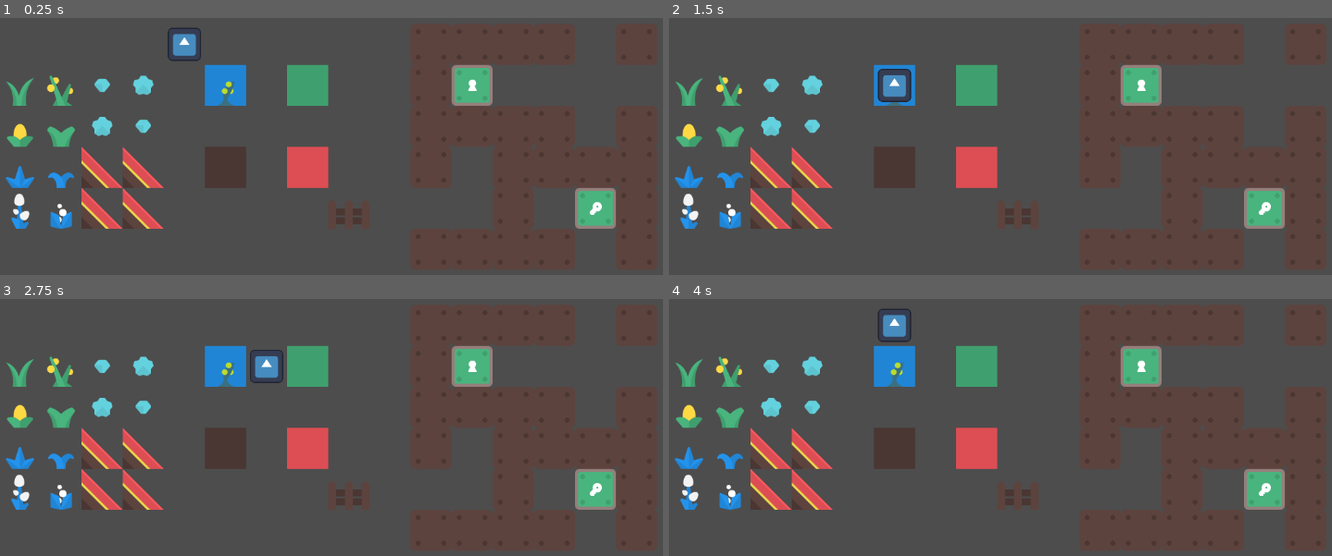
Above: before the commit, frames 1-4 (two rows, left to right).
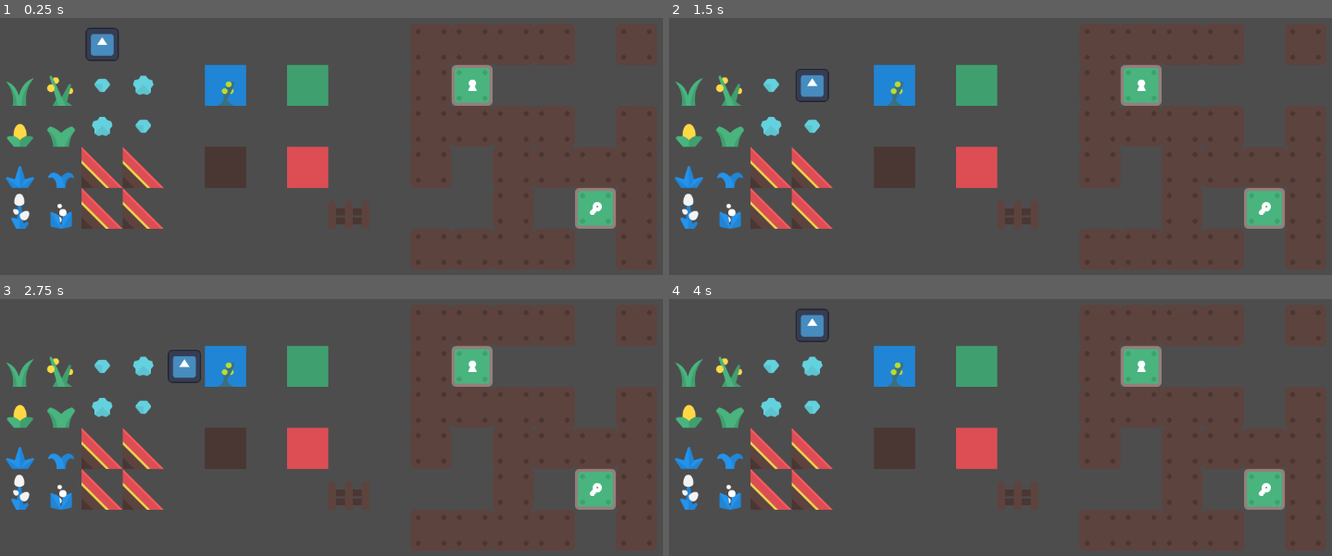
Above: after the commit, the same moments.

Repository: Mardiros129/HocusPocus
Game: Godot game, scene res://Levels/main.tscn
Same seed, same stepped clock (60 frames per second), same inputs: the game is played once before the commit and once after it. The engine's default icon, where the game draws it, is replaced by a stand-in: a white triangle on a blue panel in a dark square.
Inputs:
- Up to frame 1 (0.25 s): no input
- Up to frame 2 (1.5 s): tap Enter at 0.5 s; hold Right (move_right) 0.53-1.28 s; tap Space at 1.25 s; hold Down (move_down) from 1.28 s (still down)
- Up to frame 3 (2.75 s): tap Enter at 2 s; release Down (move_down) at 2.03 s; hold Right (move_right) from 2.03 s (still down)
- Up to frame 4 (4 s): tap Space at 2.75 s; release Right (move_right) at 2.78 s; hold Up (move_up) 2.78-3.53 s; tap Enter at 3.5 s; hold Left (move_left) from 3.53 s (still down)

The runs differ from the first frame. In frame 1, 0.8% of the frame differs, in the area x 12-31%, y 3-17%; in frame 2, 1.1%, in the area x 19-37%, y 19-33%; in frame 3, 0.9%; in frame 4, 0.8%.

Commit message:
Player rotates!

Diff:
--- a/Levels/GameWorld.gd
+++ b/Levels/GameWorld.gd
@@ -2,6 +2,7 @@
 
 @export var map_size = 100
 @export var movable_layer: int
+
 
 func _on_rotator_get_quadrants(layer, rotator):
 	# First, find the correct layer.
@@ -39,20 +40,23 @@
 	rotator.quadrant3 = quadrant3
 
 func _on_rotator_rotate(quadrant0, quadrant1, quadrant2, quadrant3, go_right):
-	var quad0_data: Array
-	var quad1_data: Array
-	var quad2_data: Array
-	var quad3_data: Array
+
+	rotate_character(quadrant0, quadrant1, quadrant2, quadrant3, go_right)
 
 	# Save tile data.
-	for x in quadrant0.size():
-		quad0_data.append(get_cell_atlas_coords(movable_layer, quadrant0[x], false))
-	for x in quadrant1.size():
-		quad1_data.append(get_cell_atlas_coords(movable_layer, quadrant1[x], false))
-	for x in quadrant2.size():
-		quad2_data.append(get_cell_atlas_coords(movable_layer, quadrant2[x], false))
-	for x in quadrant3.size():
-		quad3_data.append(get_cell_atlas_coords(movable_layer, quadrant3[x], false))
+	var quad0_data: Array[Vector2i]
+	var quad1_data: Array[Vector2i]
+	var quad2_data: Array[Vector2i]
+	var quad3_data: Array[Vector2i]
+
+	for n in quadrant0.size():
+		quad0_data.append(get_cell_atlas_coords(movable_layer, quadrant0[n], false))
+	for n in quadrant1.size():
+		quad1_data.append(get_cell_atlas_coords(movable_layer, quadrant1[n], false))
+	for n in quadrant2.size():
+		quad2_data.append(get_cell_atlas_coords(movable_layer, quadrant2[n], false))
+	for n in quadrant3.size():
+		quad3_data.append(get_cell_atlas_coords(movable_layer, quadrant3[n], false))
 
 	# Rotate right or left.
 	var quad_temp
@@ -70,21 +74,51 @@
 		quadrant1 = quad_temp
 
 	# Erase old cells
-	for x in quadrant0.size():
-		erase_cell(movable_layer, quadrant0[x])
-	for x in quadrant1.size():
-		erase_cell(movable_layer, quadrant1[x])
-	for x in quadrant2.size():
-		erase_cell(movable_layer, quadrant2[x])
-	for x in quadrant3.size():
-		erase_cell(movable_layer, quadrant3[x])
+	for n in quadrant0.size():
+		erase_cell(movable_layer, quadrant0[n])
+	for n in quadrant1.size():
+		erase_cell(movable_layer, quadrant1[n])
+	for n in quadrant2.size():
+		erase_cell(movable_layer, quadrant2[n])
+	for n in quadrant3.size():
+		erase_cell(movable_layer, quadrant3[n])
 
 	# Draw new cells
-	for x in quadrant0.size():
-		set_cell(movable_layer, quadrant0[x], 0, quad0_data[x], 0)
-	for x in quadrant1.size():
-		set_cell(movable_layer, quadrant1[x], 0, quad1_data[x], 0)
-	for x in quadrant2.size():
-		set_cell(movable_layer, quadrant2[x], 0, quad2_data[x], 0)
-	for x in quadrant3.size():
-		set_cell(movable_layer, quadrant3[x], 0, quad3_data[x], 0)
+	for n in quadrant0.size():
+		set_cell(movable_layer, quadrant0[n], 0, quad0_data[n], 0)
+	for n in quadrant1.size():
+		set_cell(movable_layer, quadrant1[n], 0, quad1_data[n], 0)
+	for n in quadrant2.size():
+		set_cell(movable_layer, quadrant2[n], 0, quad2_data[n], 0)
+	for n in quadrant3.size():
+		set_cell(movable_layer, quadrant3[n], 0, quad3_data[n], 0)
+
+# ***** Need to refactor later, very icky *****
+func rotate_character(quadrant0: Array[Vector2i], quadrant1: Array, quadrant2: Array, quadrant3: Array, go_right: bool):
+	var character = get_node("Character")
+	var char_loc:Vector2i = character.location
+
+	for n in quadrant0.size():
+		if quadrant0[n] == char_loc:
+			if go_right:
+				character.move_to_loc(quadrant1[n])
+			else:
+				character.move_to_loc(quadrant3[n])
+	for n in quadrant1.size():
+		if quadrant1[n] == char_loc:
+			if go_right:
+				character.move_to_loc(quadrant2[n])
+			else:
+				character.move_to_loc(quadrant0[n])
+	for n in quadrant2.size():
+		if quadrant2[n] == char_loc:
+			if go_right:
+				character.move_to_loc(quadrant3[n])
+			else:
+				character.move_to_loc(quadrant1[n])
+	for n in quadrant3.size():
+		if quadrant3[n] == char_loc:
+			if go_right:
+				character.move_to_loc(quadrant0[n])
+			else:
+				character.move_to_loc(quadrant2[n])
--- a/Levels/main.tscn
+++ b/Levels/main.tscn
@@ -840,6 +840,9 @@
 [sub_resource type="RectangleShape2D" id="RectangleShape2D_d47c5"]
 size = Vector2(164, 108)
 
+[sub_resource type="RectangleShape2D" id="RectangleShape2D_8pmhr"]
+size = Vector2(101, 172.5)
+
 [sub_resource type="RectangleShape2D" id="RectangleShape2D_3wlkb"]
 size = Vector2(234.5, 231.5)
 
@@ -860,7 +863,7 @@
 layer_0/tile_data = PackedInt32Array(131078, 720896, 7, 262147, 262144, 1, 262148, 262144, 1, 327684, 262144, 1, 327683 …(754 unchanged characters)…
 layer_1/name = "Characters"
 layer_1/z_index = 1
-layer_1/tile_data = PackedInt32Array(65541, 1, 196608)
+layer_1/tile_data = PackedInt32Array(65539, 1, 196608)
 layer_2/name = "Static"
 layer_2/z_index = 1
 layer_2/tile_data = PackedInt32Array()
@@ -881,6 +884,10 @@
 position = Vector2(478, 193)
 shape = SubResource("RectangleShape2D_d47c5")
 
+[node name="CollisionShape2D2" type="CollisionShape2D" parent="GameWorld/Rotator"]
+position = Vector2(444.5, 225.75)
+shape = SubResource("RectangleShape2D_8pmhr")
+
 [node name="Rotator2" parent="GameWorld" instance=ExtResource("5_3et3l")]
 layer_name = "Rotator2"
 
--- a/Rotation/Rotator.gd
+++ b/Rotation/Rotator.gd
@@ -3,10 +3,10 @@
 @export var layer_name: String
 @onready var layer_number
 
-@onready var quadrant0: Array
-@onready var quadrant1: Array
-@onready var quadrant2: Array
-@onready var quadrant3: Array
+@onready var quadrant0: Array[Vector2i]
+@onready var quadrant1: Array[Vector2i]
+@onready var quadrant2: Array[Vector2i]
+@onready var quadrant3: Array[Vector2i]
 
 @onready var can_rotate = false
 
--- a/character.gd
+++ b/character.gd
@@ -1,6 +1,6 @@
 extends CharacterBody2D
 
-@onready var location = [0, 0]
+@onready var location = Vector2i(0, 0)
 
 @export var tile_size = 64
 @onready var offset
@@ -21,3 +21,7 @@
 		location[1] += 1
 
 	self.position = Vector2(location[0] * tile_size + offset, location[1] * tile_size + offset)
+
+func move_to_loc(loc: Vector2i):
+	location = loc
+	self.position = Vector2(loc.x * tile_size + offset, loc.y * tile_size + offset)
Not shown: 1 places in Levels/main.tscn that only renumber resources
